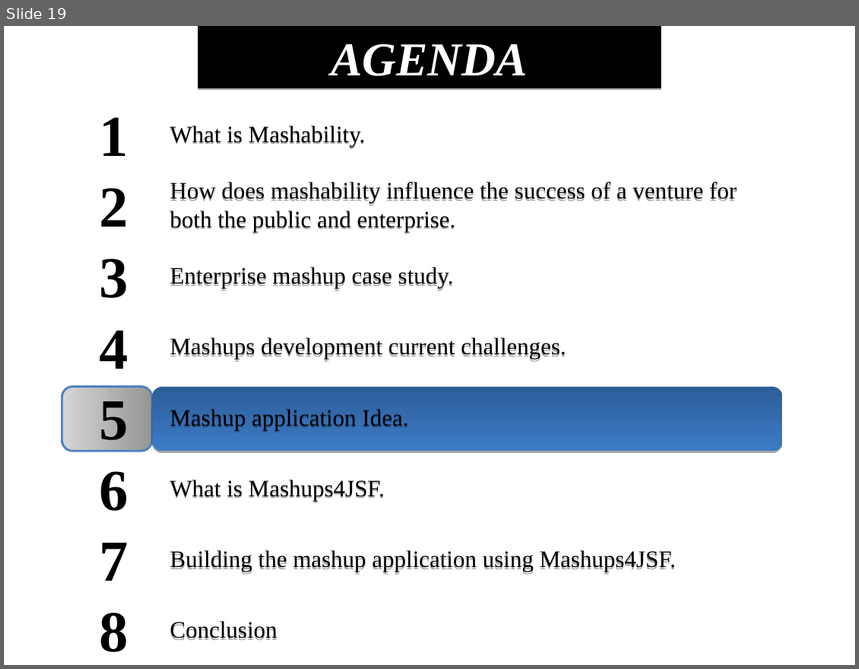
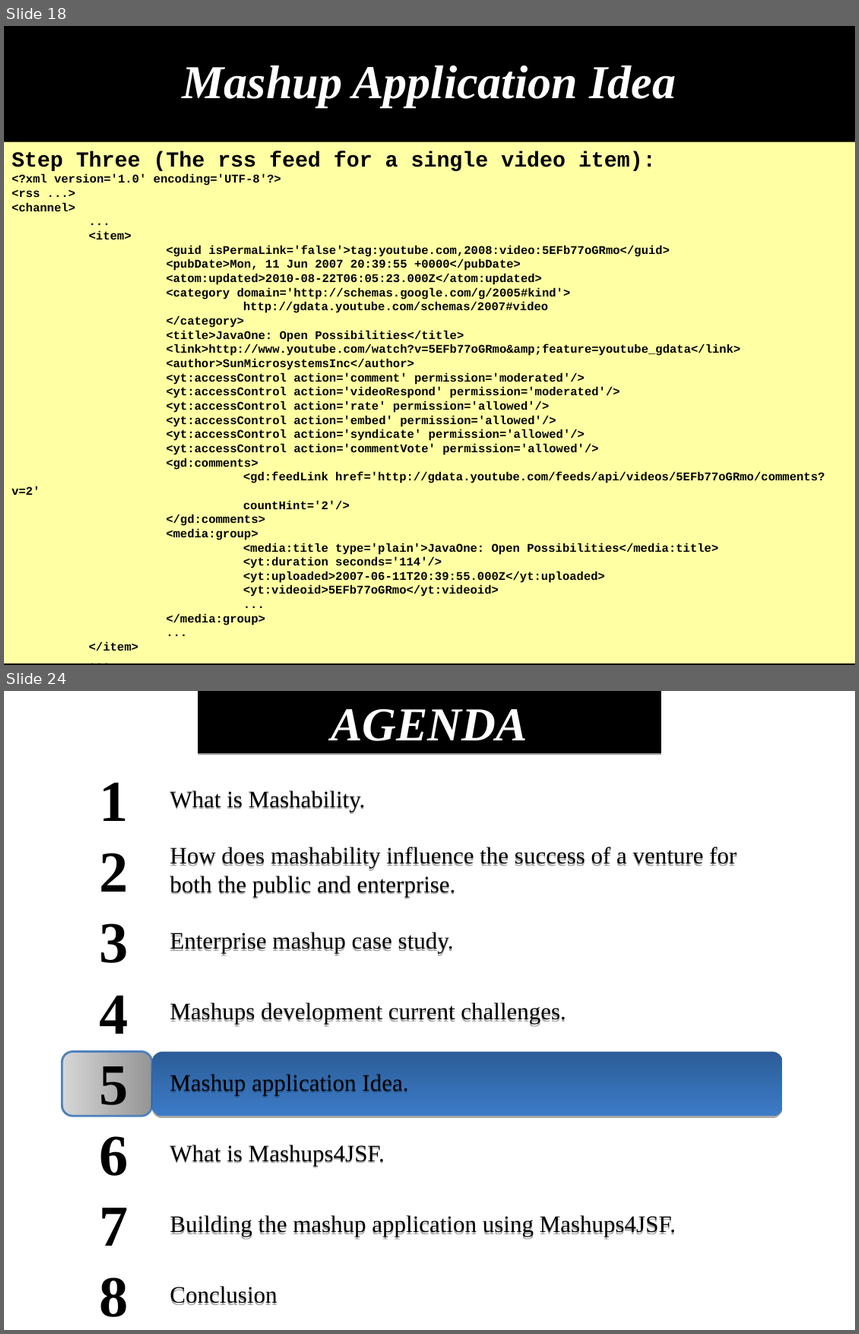
Before and after one commit to demo007/mashups4jsf, a slide deck: overview-architecture/JavaOne-2010/S314070_BURNS_SALEH_MASHUPS.odp. Shown one above the other, each under a label of ours: slide 19 before the commit, slides 18 and 24 after it; the slides between them are not shown. The pictures are 859x669 and 859x1334 pixels, drawn with LibreOffice and Linux fonts; fonts in the diff are those of the drawing. Boxes give left, top, right and bottom in pixels: in the first picture for what was removed or moved away, otherwise in the second. Text is boxed around its words. In the diff, an @@ line names an element or a change of style, - is before the commit and + after.

Commit message:
Adding more illustration to building the mashup application using the mashup provider APIs "directly".

```diff
--- a/overview-architecture/JavaOne-2010/S314070_BURNS_SALEH_MASHUPS.odp
+++ b/overview-architecture/JavaOne-2010/S314070_BURNS_SALEH_MASHUPS.odp
@@ slide 18 added at (4, 26, 855, 665), background #000000 @@
@@ title added at (47, 27, 813, 133), fill #000000, 44 pt, text #FFFFFF, bold, italic @@
+Mashup Application Idea
@@ rectangle added at (4, 142, 855, 663), fill #FFFFA3, 11 pt, text #000000, bold @@
+Step Three (The rss feed for a single video item):
+<?xml version='1.0' encoding='UTF-8'?>
+<rss ...>
+<channel>
+...
+<item>
+<guid isPermaLink='false'>tag:youtube.com,2008:video:5EFb77oGRmo</guid>
+<pubDate>Mon, 11 Jun 2007 20:39:55 +0000</pubDate>
+<atom:updated>2010-08-22T06:05:23.000Z</atom:updated>
+<category domain='http://schemas.google.com/g/2005#kind'>
+http://gdata.youtube.com/schemas/2007#video
+</category>
+<title>JavaOne: Open Possibilities</title>
+<link>http://www.youtube.com/watch?v=5EFb77oGRmo&amp;feature=youtube_gdata</link>
+<author>SunMicrosystemsInc</author>
+<yt:accessControl action='comment' permission='moderated'/>
+<yt:accessControl action='videoRespond' permission='moderated'/>
+<yt:accessControl action='rate' permission='allowed'/>
+<yt:accessControl action='embed' permission='allowed'/>
+<yt:accessControl action='syndicate' permission='allowed'/>
+<yt:accessControl action='commentVote' permission='allowed'/>
+<gd:comments>
+<gd:feedLink href='http://gdata.youtube.com/feeds/api/videos/5EFb77oGRmo/comments?v=2'
+countHint='2'/>
+</gd:comments>
+<media:group>
+<media:title type='plain'>JavaOne: Open Possibilities</media:title>
+<yt:duration seconds='114'/>
+<yt:uploaded>2007-06-11T20:39:55.000Z</yt:uploaded>
+<yt:videoid>5EFb77oGRmo</yt:videoid>
+...
+</media:group>
+...
+</item>
+...
+</channel>
+</rss>
@@ what was slide 19 is now slide 24 @@
```
Also in this commit, not shown: 1 slide changed, 6 other slides added, 2 slides removed.
